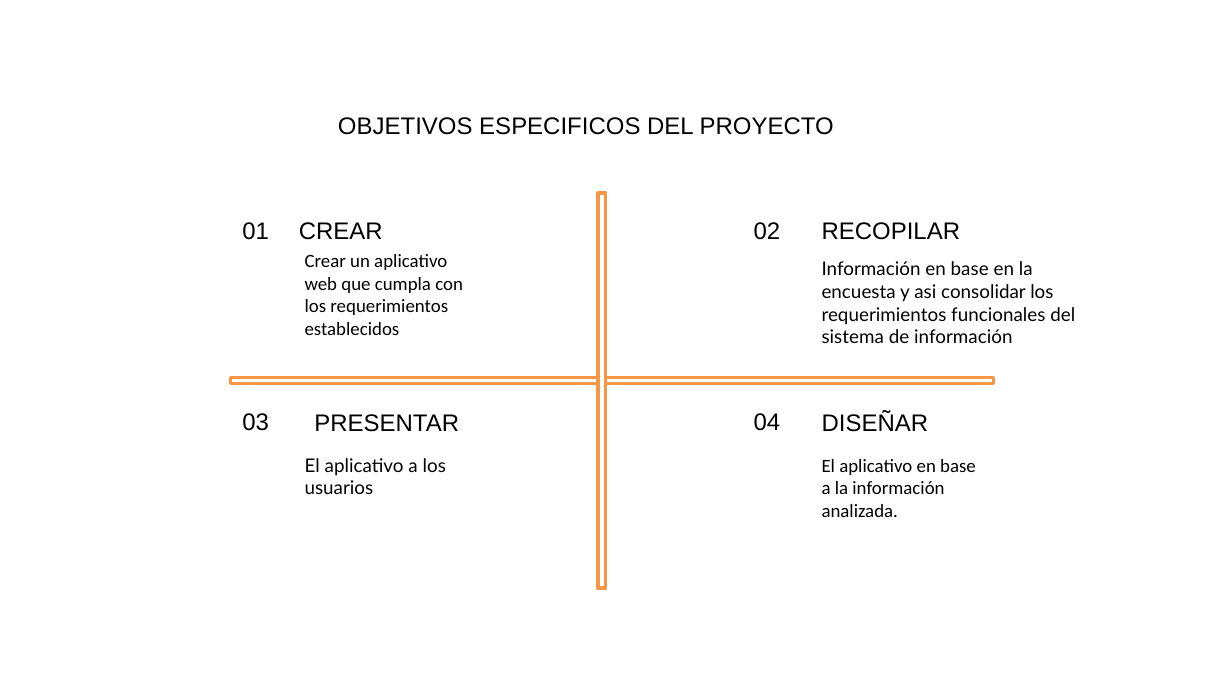
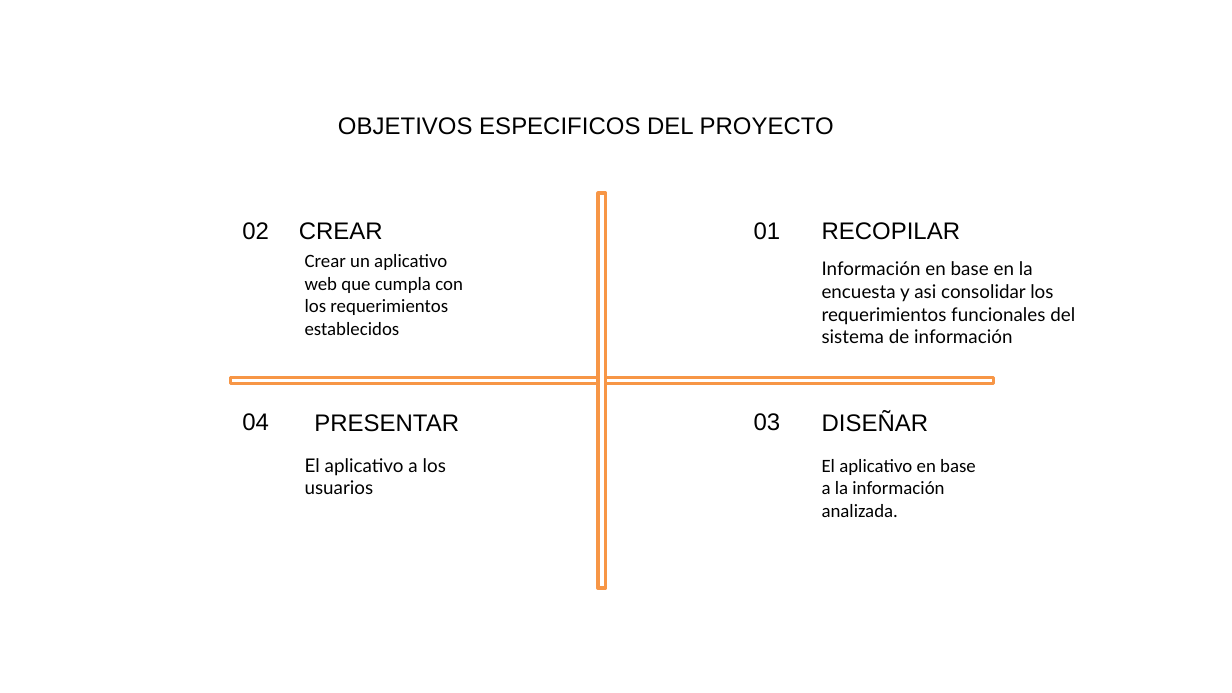
Before and after one commit to TERRENCEGAITAN2000/CTS, a slide deck: slide 4 of ENTREGABLES/4. CUARTO TRIMESTRE/5. PRESENTACION/CTS.pptx (slide 5 before the commit). Drawn at 1232x693 pixels with LibreOffice and Linux fonts; fonts in the diff are those of the drawing; background and template pictures are left out. Boxes give left, top, right and bottom in pixels: in the first picture for what was removed or moved away, otherwise in the second. Text is boxed around its words. In the diff, an @@ line names an element or a change of style, - is before the commit and + after.

```diff
--- a/ENTREGABLES/4. CUARTO TRIMESTRE/5. PRESENTACION/CTS.pptx
+++ b/ENTREGABLES/4. CUARTO TRIMESTRE/5. PRESENTACION/CTS.pptx
@@ text at <box>242,222,269,240</box>: text changed @@
-01
+02
@@ text at <box>754,222,781,240</box>: text changed @@
-02
+01
@@ text at <box>242,413,269,431</box>: text changed @@
-03
+04
@@ text at <box>754,413,781,431</box>: text changed @@
-04
+03
```
Also in this commit, not shown: 1 other slide changed, 2 slides added, 2 other files.
